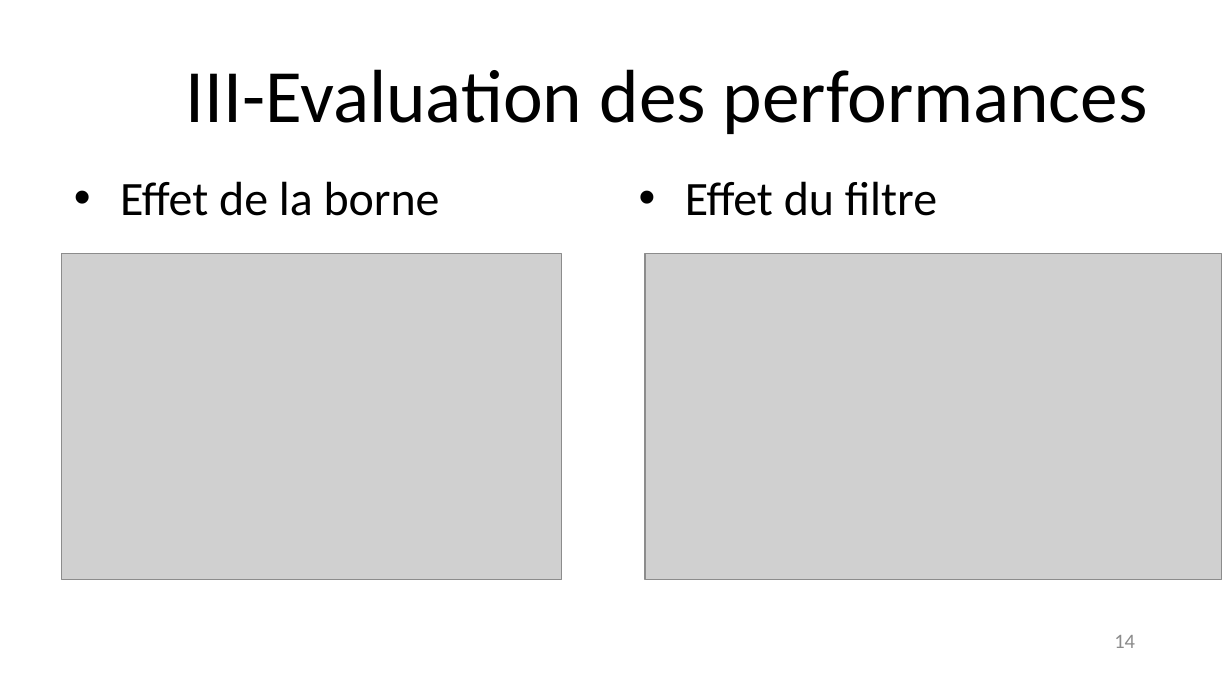
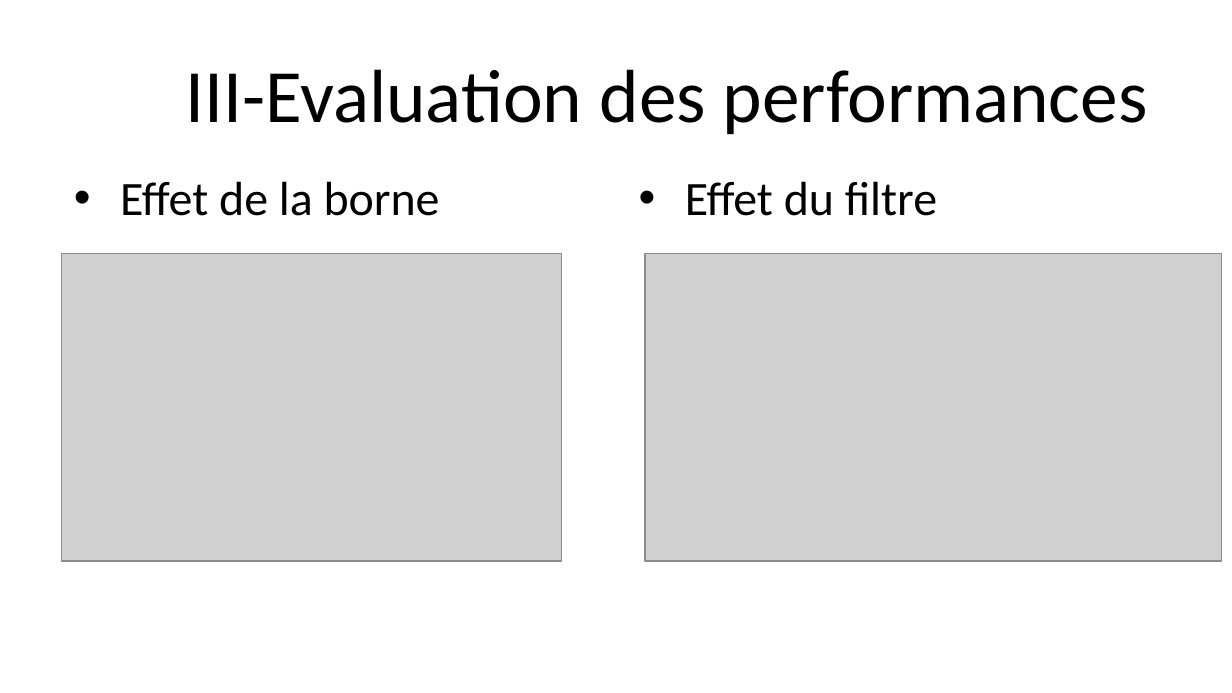
Before and after one commit to doriancoste/conflicts_resolution, a slide deck: slide 15 of presentation.pptx. Drawn at 1232x693 pixels with LibreOffice and Linux fonts; fonts in the diff are those of the drawing; grey boxes stand for pictures; background and template pictures are left out. Boxes give left, top, right and bottom in pixels: in the first picture for what was removed or moved away, otherwise in the second. Text is boxed around its words. In the diff, an @@ line names an element or a change of style, - is before the commit and + after.

```diff
--- a/presentation.pptx
+++ b/presentation.pptx
@@ picture: place and size @@
-picture at (62, 254, 562, 579)
+picture at (62, 254, 562, 561)
@@ picture: place and size @@
-picture at (644, 254, 1221, 579)
+picture at (644, 254, 1221, 561)
@@ page number removed at (1114, 635, 1135, 648) @@
-14
```
Also in this commit, not shown: 2 other slides changed.
